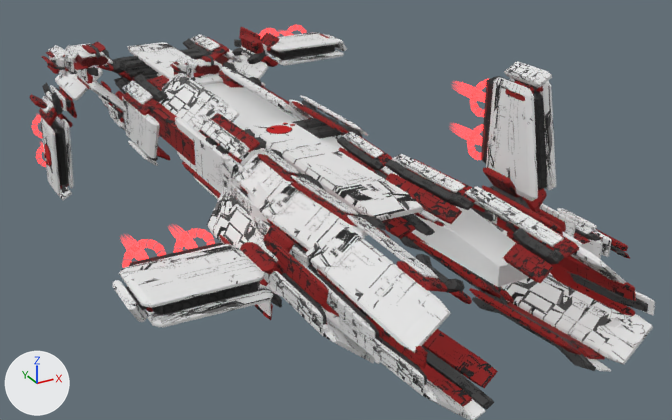
Two versions of the glTF model gfx/ship3d/Hephaestus/hephaestus.gltf, one commit apart.
Both versions are drawn from a 50 mm camera at (-4.09, -9.08, 3.57) aimed at (0.61, -0.53, -0.7). Lighting does not change. The marker at lower left points along +X, +Y and +Z. Where no turn or scale is listed for an object, it has been applied to the vertices.

In view in the first picture: 'base_multi_glow', 'glow_jet'.
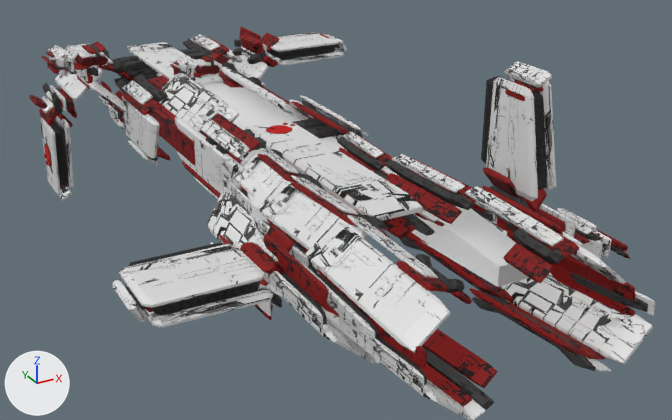
The change in detail:
Picture 'hexagonalLayerSteel_Red' (img_hexagonallayersteel_red) is now built by load_image('hexagonalLayerSteel_Red', 'hexagonalLayerSteel_Red.webp', 1024, 1024, 'sRGB') instead of load_image('hexagonalLayerSteel_Red', 'hexagonalLayerSteel_Red.png', 1024, 1024, 'sRGB').
Picture 'hexagonalLayerSteel_Ash' (img_hexagonallayersteel_ash) is now built by load_image('hexagonalLayerSteel_Ash', 'hexagonalLayerSteel_Ash.webp', 1024, 1024, 'sRGB') instead of load_image('hexagonalLayerSteel_Ash', 'hexagonalLayerSteel_Ash.png', 1024, 1024, 'sRGB').
Picture 'hull_lightGray' (img_hull_lightgray) is now built by load_image('hull_lightGray', 'hull_lightGray.webp', 1024, 1024, 'sRGB') instead of load_image('hull_lightGray', 'hull_lightGray.png', 1024, 1024, 'sRGB').
Picture 'hull_RED' (img_hull_red) is now built by load_image('hull_RED', 'hull_RED.webp', 1024, 1024, 'sRGB') instead of load_image('hull_RED', 'hull_RED.png', 1024, 1024, 'sRGB').
Picture 'hull_DarkGray' (img_hull_darkgray) is now built by load_image('hull_DarkGray', 'hull_DarkGray.webp', 1024, 1024, 'sRGB') instead of load_image('hull_DarkGray', 'hull_DarkGray.png', 1024, 1024, 'sRGB').
In material 'steel_hex_red' (mat_steel_hex_red), roughness goes from 0.5 to 0.7.
In material 'steel_hex_grey' (mat_steel_hex_grey), roughness goes from 0.5 to 0.7.
In material 'white' (mat_white), roughness goes from 0.5 to 1.0.
In material 'hull_white' (mat_hull_white), roughness goes from 0.8 to 0.7.
In material 'hull_white' (mat_hull_white), metallic goes from 0.0 to 0.3.
In material 'hull_red' (mat_hull_red), roughness goes from 0.8 to 0.7.
In material 'hull_red' (mat_hull_red), metallic goes from 0.0 to 0.3.
In material 'hull_grey' (mat_hull_grey), roughness goes from 0.8 to 0.7.
In material 'hull_grey' (mat_hull_grey), metallic goes from 0.0 to 0.3.
Object 'glow_jet' (ob_glow_jet) is deleted.

Boxes (x1, y1, x2, y2) around the edits, measured in the pictures (672 x 420 px):
'base_multi_glow', surface changed
    both: (35, 32, 655, 412)
'glow_jet', deleted
    before: (32, 25, 489, 267)
